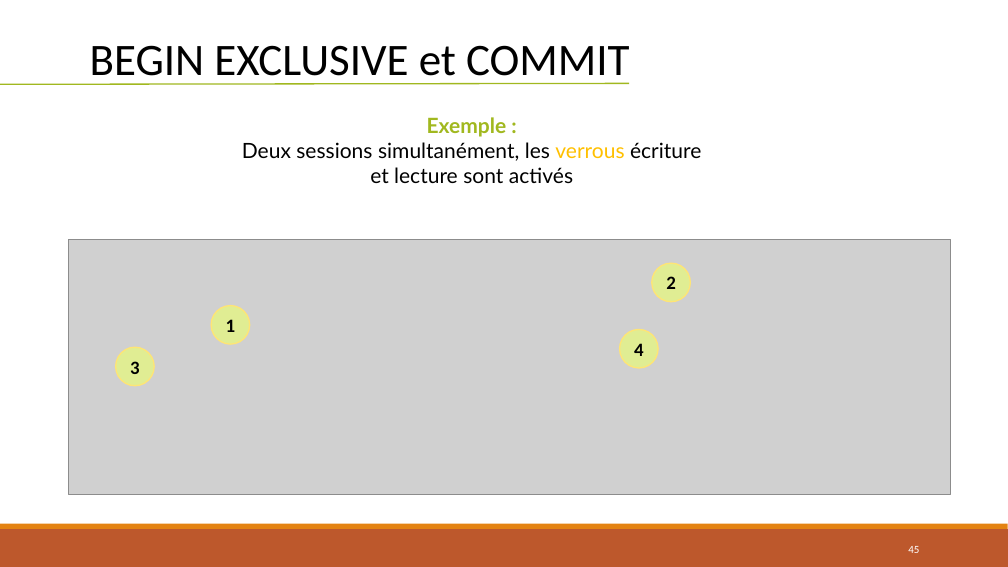
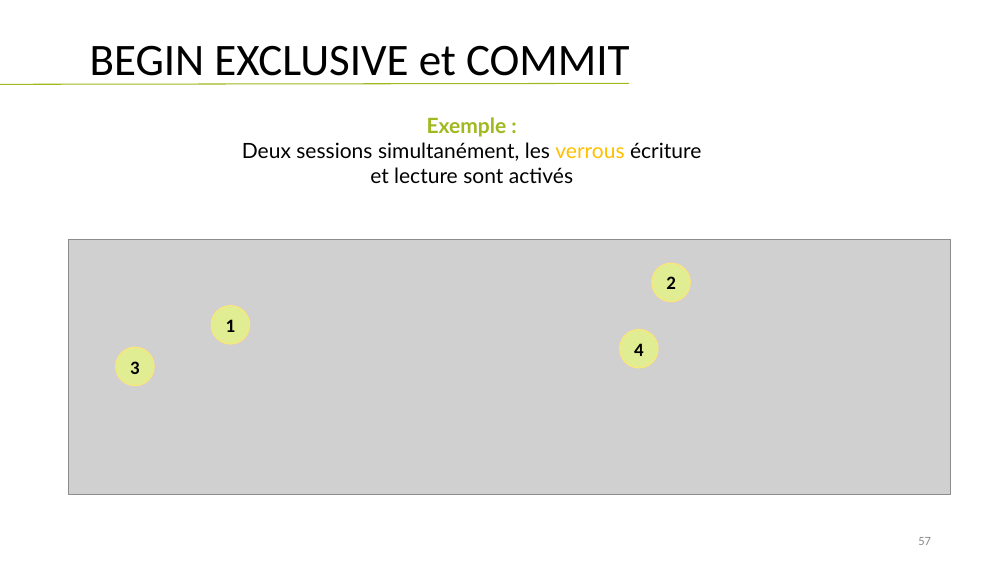
Before and after one commit to lahcenrahlaoui/Wingardium_Leviosaaaa, a slide deck: slide 57 of Presentation-projet-SQLite (1) - Copy.pptx (slide 45 before the commit). Drawn at 1008x567 pixels with LibreOffice and Linux fonts; fonts in the diff are those of the drawing; grey boxes stand for pictures. Boxes give left, top, right and bottom in pixels: in the first picture for what was removed or moved away, otherwise in the second. Text is boxed around its words. In the diff, an @@ line names an element or a change of style, - is before the commit and + after.

```diff
--- a/Presentation-projet-SQLite (1) - Copy.pptx
+++ b/Presentation-projet-SQLite (1) - Copy.pptx
@@ line (0, 85) - (629, 83): stroke #A1B81F 1.25 pt to #A1B81F 1 pt @@
@@ rectangle removed at <box>0,529,1008,567</box> @@
@@ rectangle removed at <box>0,524,1008,529</box> @@
@@ page number at <box>918,537,931,545</box>: text changed; size 10.5 to 12 pt; text colour #FFFFFF to #8C8C8C @@
-45
+57
```
Also in this commit, not shown: 40 other slides changed, 24 slides added, 12 slides removed.
